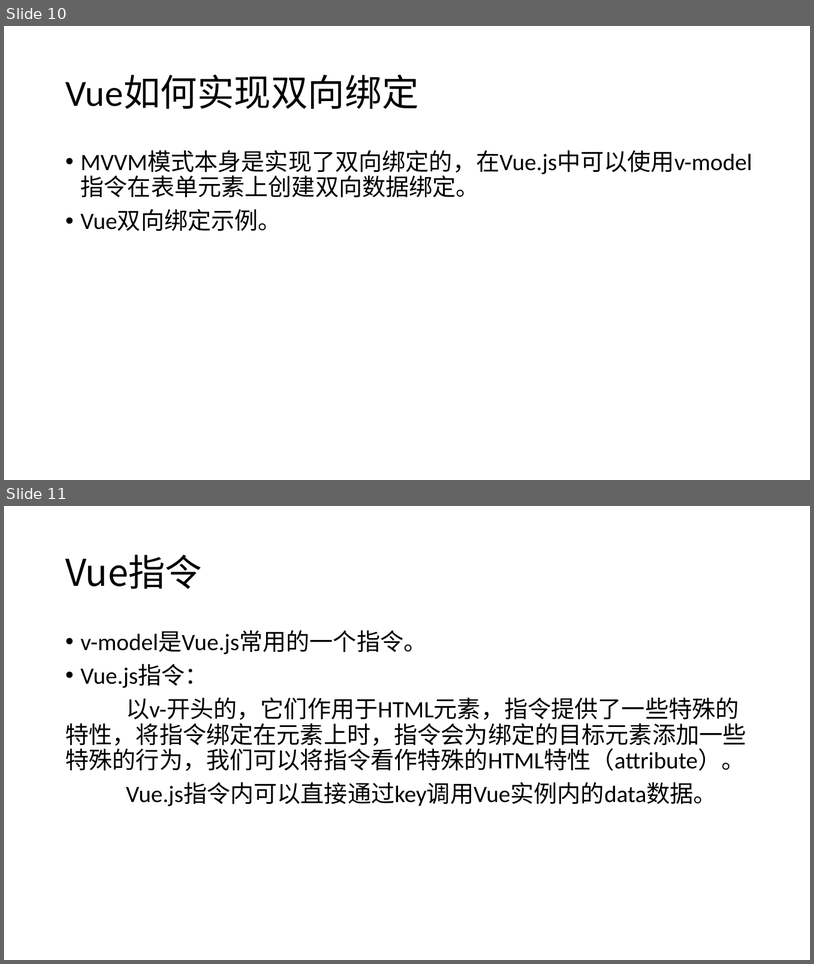
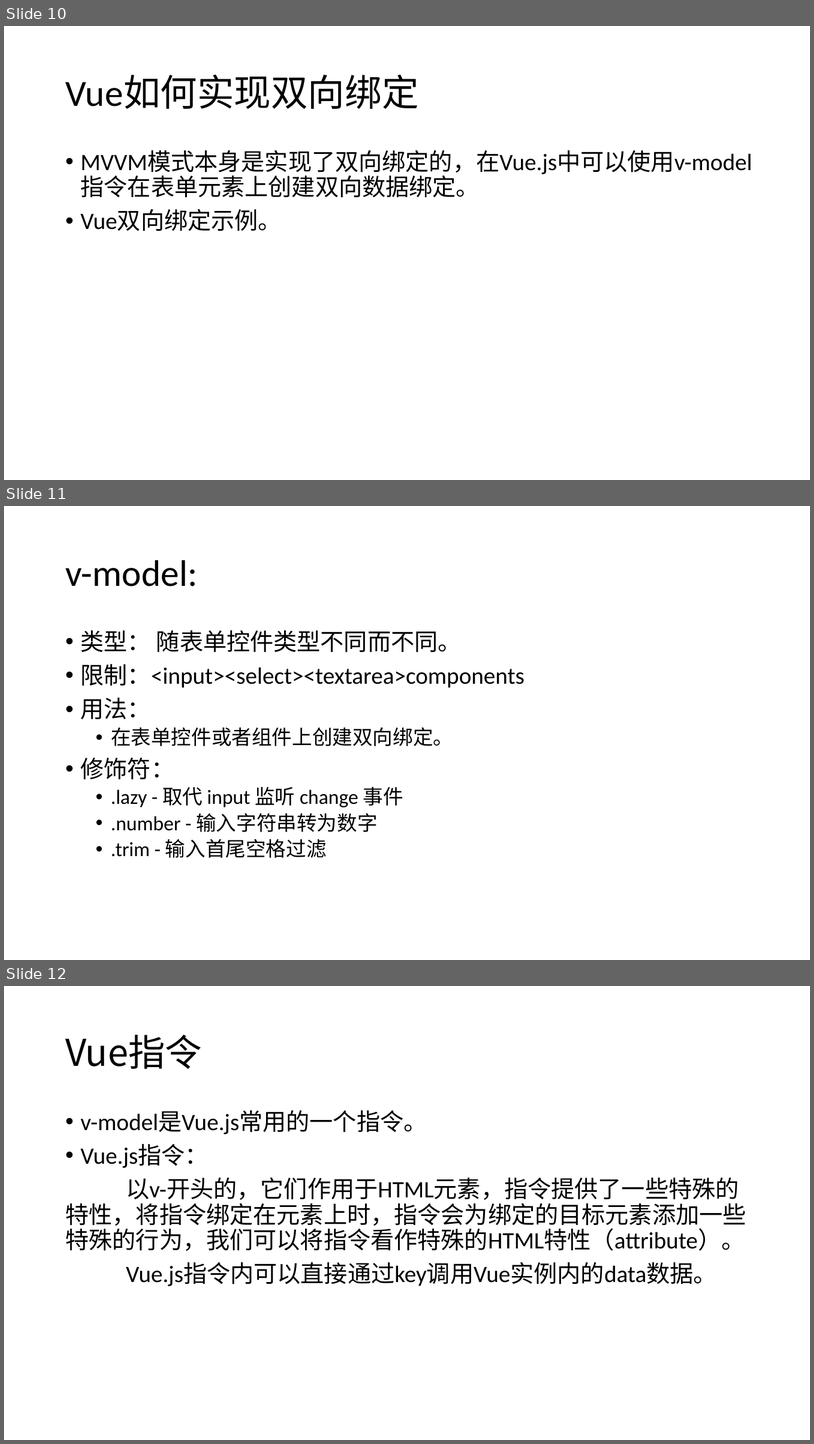
Before and after one commit to YSMJ1994/study, a slide deck: study_Vue/学习Vue.pptx. Shown one above the other, each under a label of ours: slides 10 and 11 before the commit, slides 10, 11 and 12 after it. The pictures are 814x964 and 814x1444 pixels, drawn with LibreOffice and Linux fonts; fonts in the diff are those of the drawing. Boxes give left, top, right and bottom in pixels: in the first picture for what was removed or moved away, otherwise in the second. Text is boxed around its words. In the diff, an @@ line names an element or a change of style, - is before the commit and + after.

```diff
--- a/study_Vue/学习Vue.pptx
+++ b/study_Vue/学习Vue.pptx
@@ slide 11 added at (4, 506, 810, 960), background #FFFFFF @@
@@ title added at (65, 560, 197, 586), 44 pt, text #000000 @@
+v-model:
@@ text added at (81, 630, 525, 858), 24 pt, text #000000 @@
+• 类型： 随表单控件类型不同而不同。
+• 限制：<input><select><textarea>components
+• 用法：
+  • 在表单控件或者组件上创建双向绑定。
+• 修饰符：
+  • .lazy - 取代 input 监听 change 事件
+  • .number - 输入字符串转为数字
+  • .trim - 输入首尾空格过滤
@@ what was slide 11 is now slide 12 @@
```
Also in this commit, not shown: 1 slide changed, 4 other slides added, 1 slide removed, 8 other files.
